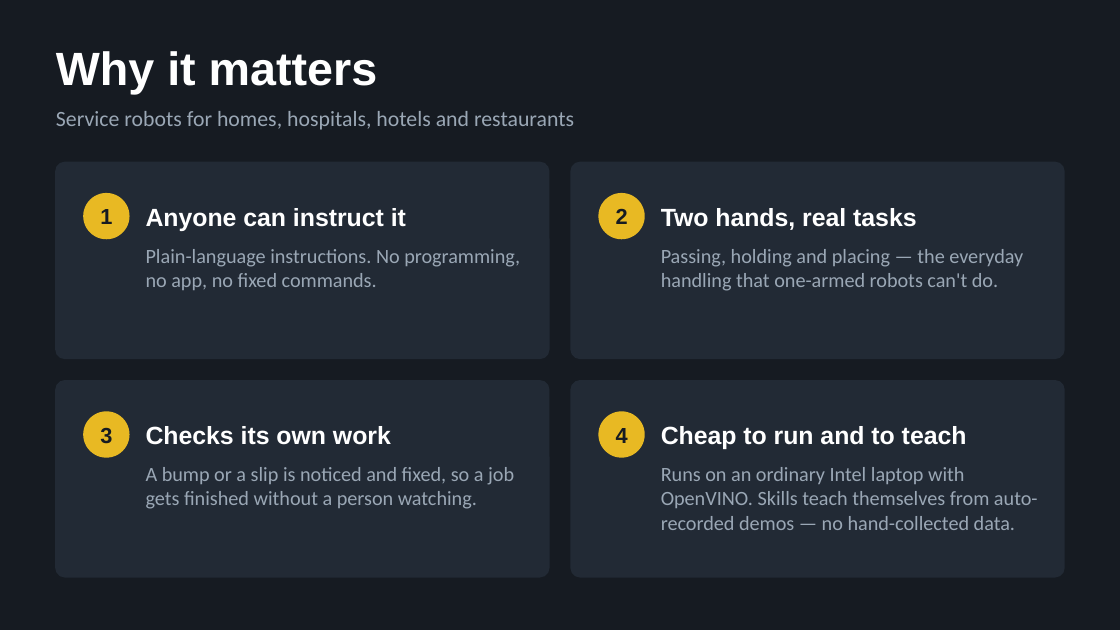
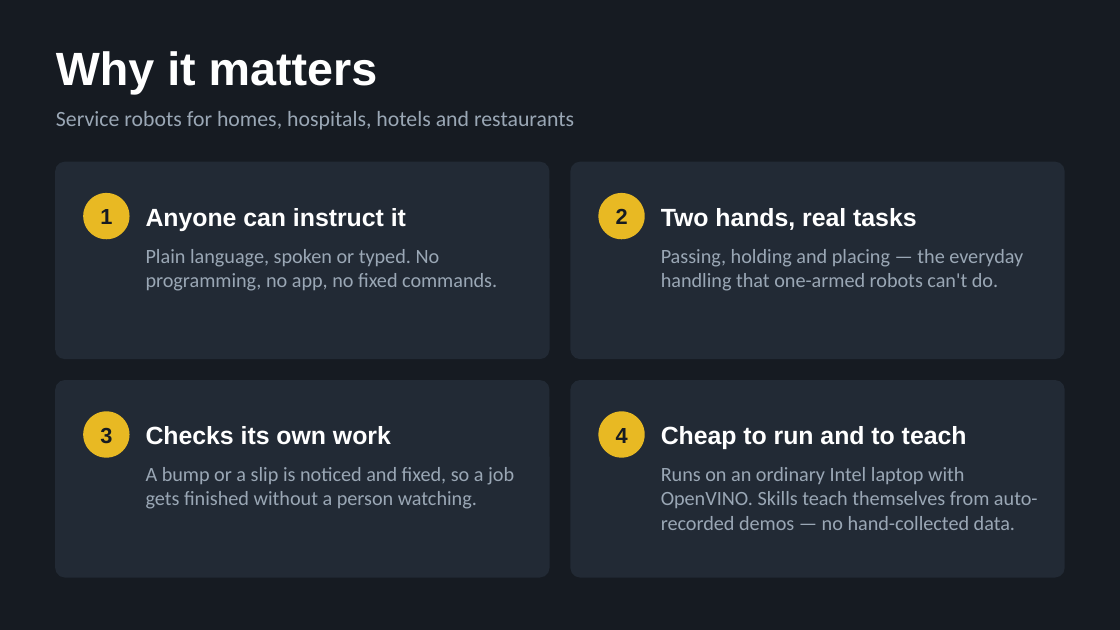
Before and after one commit to PegBitStudio/two-arm-table-setter, a slide deck: slide 3 of submission/slides.pptx. Drawn at 1120x630 pixels with LibreOffice and Linux fonts; fonts in the diff are those of the drawing. Boxes give left, top, right and bottom in pixels: in the first picture for what was removed or moved away, otherwise in the second. Text is boxed around its words. In the diff, an @@ line names an element or a change of style, - is before the commit and + after.

```diff
--- a/submission/slides.pptx
+++ b/submission/slides.pptx
@@ text at box(146, 249, 497, 291): text changed @@
-Plain-language instructions. No programming, no app, no fixed commands.
+Plain language, spoken or typed. No programming, no app, no fixed commands.
```
Also in this commit, not shown: 1 other slide changed, 5 other files.
